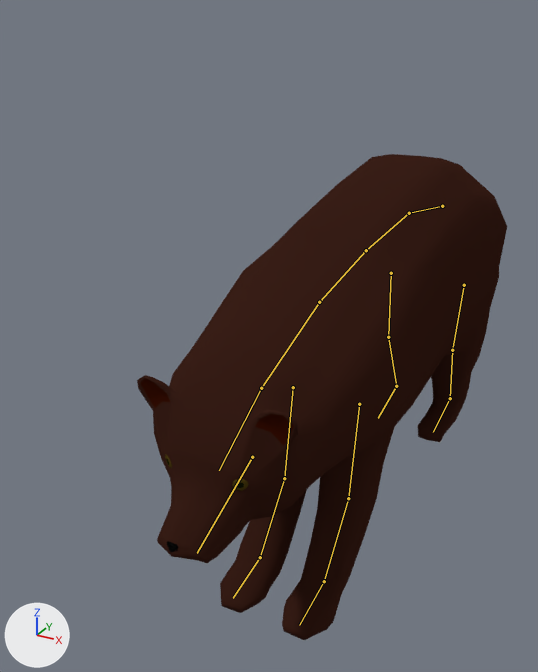
One commit to the Blender file Content/Environment/Animals/Bear/Skeletal/SK_Bear_001.blend: the scene before it, then after it.
Rendered twice from a 50 mm lens placed at (1.24, -3.15, 2.48), pointed at (-0.29, -0.36, 1.09). The lights are fixed; the arrows at lower left show +X, +Y and +Z. The bones that bend it are drawn over the model as lines.

Objects in the first picture: 'Bear'.
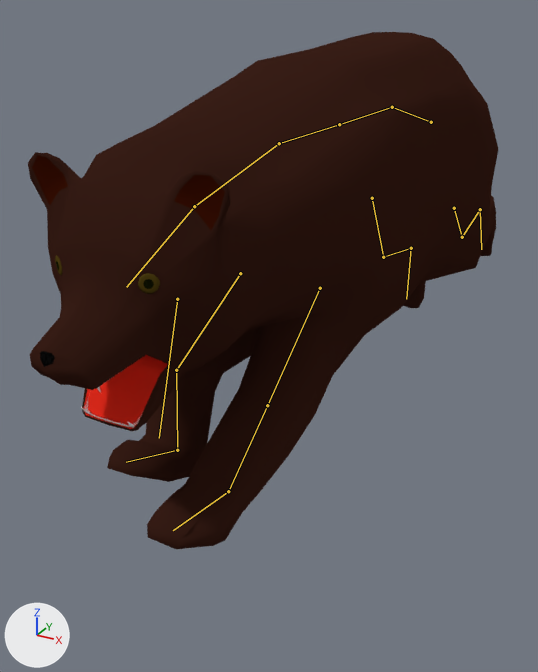
The newer file adds an action. The first version stands in its rest pose; the second is drawn at frame 19 of the action 'Attacking'.

Where the change shows, as pixel boxes [x1, y1, x2, y2] in the pictures (538 x 672 px):
'Bear', posed (27% wider, 6% taller)
    before: [137, 154, 507, 640]
    after: [28, 32, 498, 549]
bone 'Spine_04', root to tip
    before: (442, 206) to (409, 213)
    after: (431, 122) to (392, 107)
bone 'Spine_02', root to tip
    before: (366, 250) to (319, 302)
    after: (339, 124) to (279, 143)
bone 'Spine_01', root to tip
    before: (319, 302) to (261, 388)
    after: (279, 143) to (194, 206)
bone 'MouthBottom', root to tip
    before: (252, 457) to (197, 553)
    after: (177, 299) to (159, 438)

The change in detail:
Bone 'Spine_04' (bone_spine_04) moves from (0.0, 0.0, 0.0) to (0.0, 0.379, -0.398).
Bone 'Spine_04' (bone_spine_04) turns from (0, 0, 0) to (-4, 0, 0) degrees about its own x, y and z.
Bone 'Spine_02' (bone_spine_02) turns from (0, 0, 0) to (6, 0, 0) degrees about its own x, y and z.
Bone 'Spine_01' (bone_spine_01) turns from (0, 0, 0) to (-2, 0, 0) degrees about its own x, y and z.
Bone 'MouthBottom' (bone_mouthbottom) turns from (0, 0, 0) to (-56, 0, 0) degrees about its own x, y and z.
Bone 'FrontLeg_IK.L' (bone_frontleg_ik_l) moves from (0.0, 0.0, 0.0) to (0.0, -0.74, 0.798).
Bone 'FrontLeg_IK.L' (bone_frontleg_ik_l) turns from (0, 0, 0) to (-19, 0, 0) degrees about its own x, y and z.
Bone 'FrontLeg_PoleTarget.L' (bone_frontleg_poletarget_l) moves from (0.0, 0.0, 0.0) to (0.697, 0.832, 0.0).
Bone 'BackLeg_IK.L' (bone_backleg_ik_l) moves from (0.0, 0.0, 0.0) to (0.0, 0.214, 1.014).
Bone 'BackLeg_IK.L' (bone_backleg_ik_l) turns from (0, 0, 0) to (105, 0, 0) degrees about its own x, y and z.
Bone 'FrontLeg_IK.R' (bone_frontleg_ik_r) moves from (0.0, 0.0, 0.0) to (0.0, -0.542, 0.778).
Bone 'FrontLeg_IK.R' (bone_frontleg_ik_r) turns from (0, 0, 0) to (-31, 0, 0) degrees about its own x, y and z.
Bone 'FrontLeg_PoleTarget.R' (bone_frontleg_poletarget_r) moves from (0.0, 0.0, 0.0) to (0.697, 0.832, 0.0).
Bone 'BackLeg_PoleTarget.R' (bone_backleg_poletarget_r) moves from (0.0, 0.0, 0.0) to (0.0, 0.484, -0.007).
Bone 'BackLeg_IK.R' (bone_backleg_ik_r) moves from (0.0, 0.0, 0.0) to (0.0, 0.074, 0.799).
Bone 'BackLeg_IK.R' (bone_backleg_ik_r) turns from (0, 0, 0) to (74, 0, 0) degrees about its own x, y and z.
